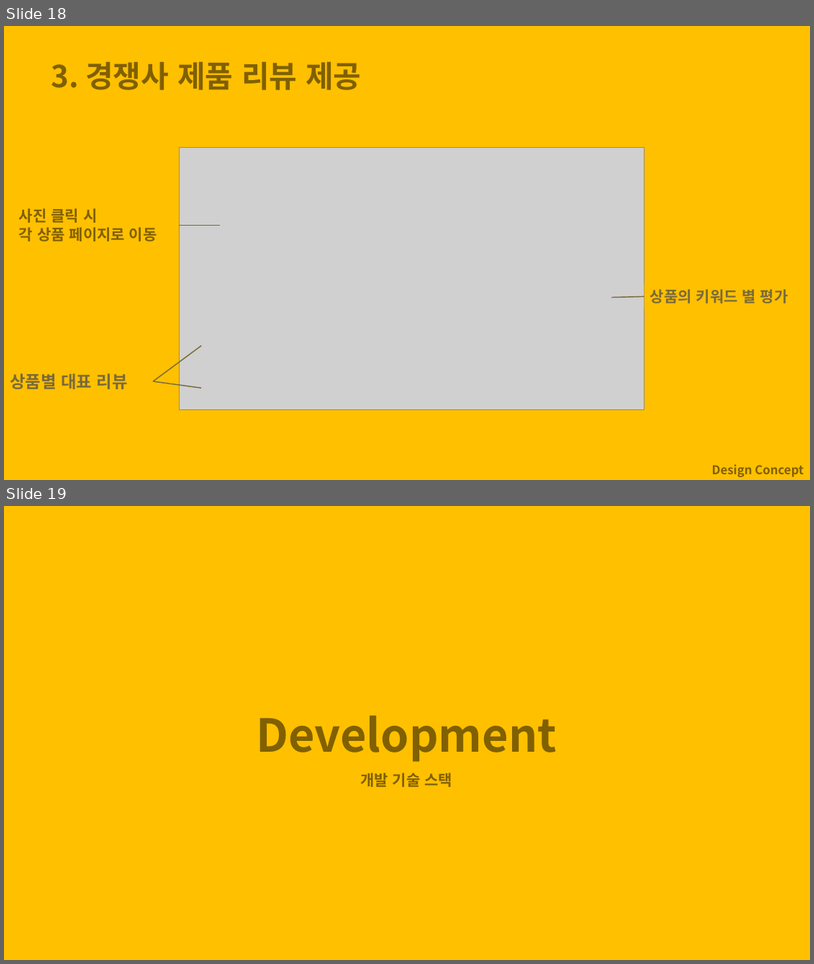
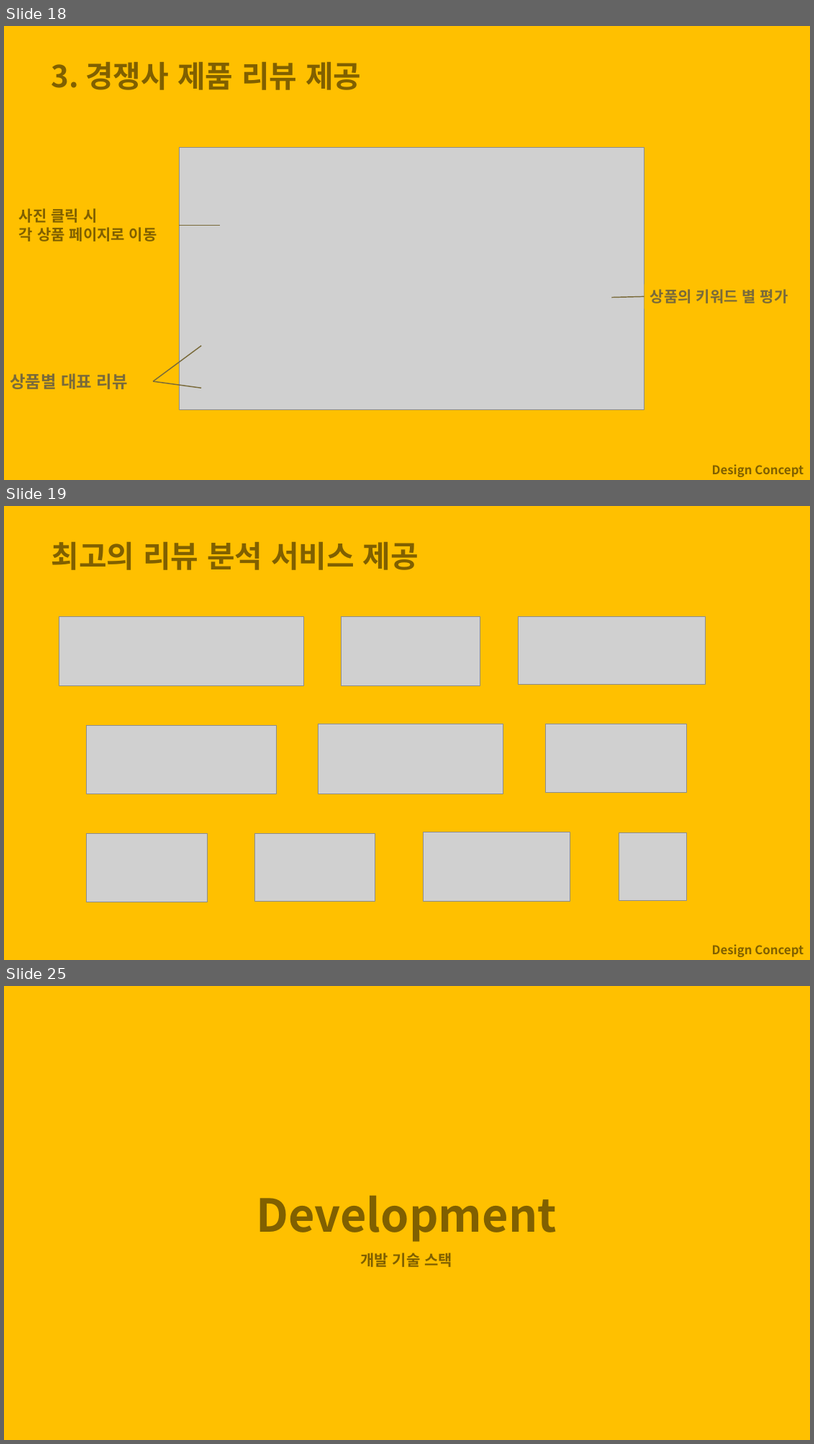
Before and after one commit to skkuse02/2019fall_42class_team4, a slide deck: docs/proposal.pptx. Shown one above the other, each under a label of ours: slides 18 and 19 before the commit, slides 18, 19 and 25 after it; the slides between them are not shown. The pictures are 814x964 and 814x1444 pixels, drawn with LibreOffice and Linux fonts; fonts in the diff are those of the drawing; grey boxes stand for pictures. Boxes give left, top, right and bottom in pixels: in the first picture for what was removed or moved away, otherwise in the second. Text is boxed around its words. In the diff, an @@ line names an element or a change of style, - is before the commit and + after.

```diff
--- a/docs/proposal.pptx
+++ b/docs/proposal.pptx
@@ slide 19 added at [4,506,810,960], background #FFC000 @@
@@ text added at [51,542,419,570], 36 pt, text #806000, bold @@
+최고의 리뷰 분석 서비스 제공
@@ picture added at [59,616,304,685] @@
@@ picture added at [342,616,480,685] @@
@@ picture added at [518,616,706,684] @@
@@ picture added at [86,725,276,794] @@
@@ picture added at [319,723,504,795] @@
@@ picture added at [545,723,687,793] @@
@@ picture added at [86,834,207,901] @@
@@ picture added at [255,834,376,901] @@
@@ picture added at [423,832,570,901] @@
@@ picture added at [620,833,687,901] @@
@@ title added at [712,944,804,957], 14.4 pt, text #806000, bold @@
+Design Concept
@@ what was slide 19 is now slide 25 @@
```
Also in this commit, not shown: 6 other slides added, 2 other files.
